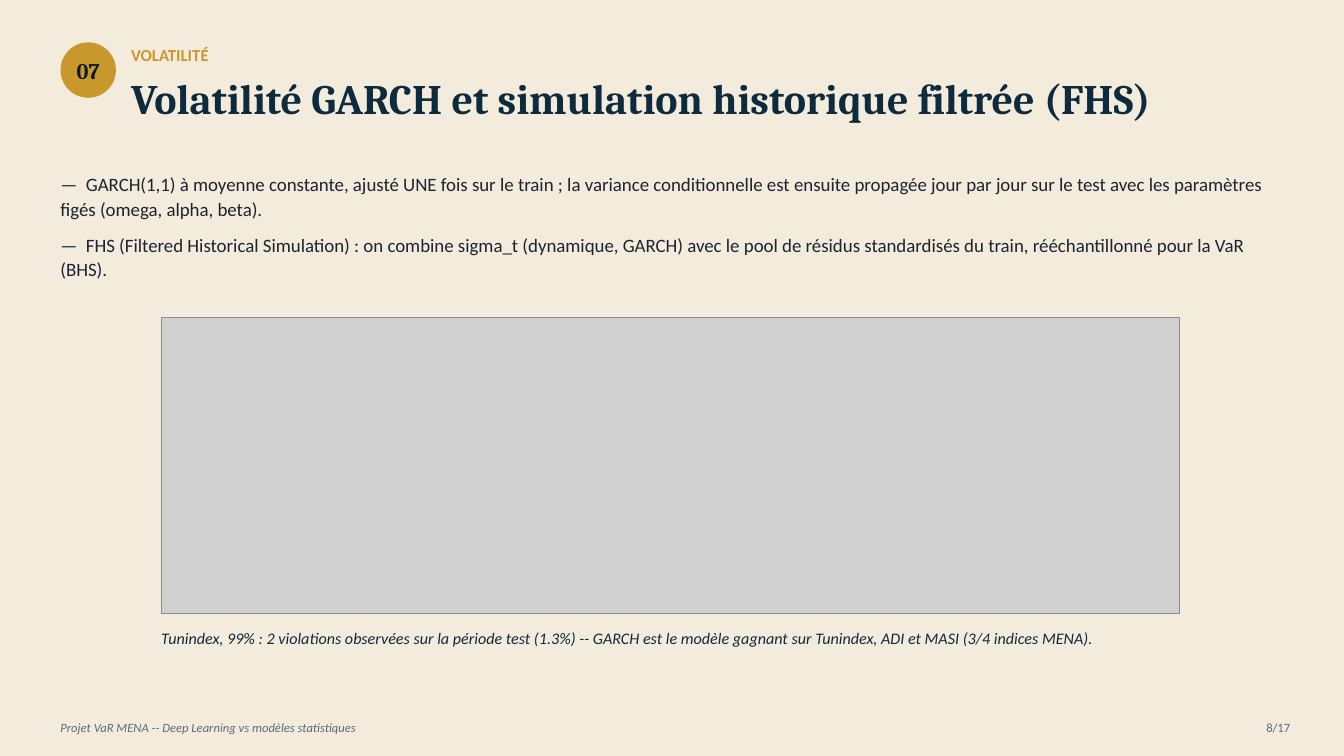
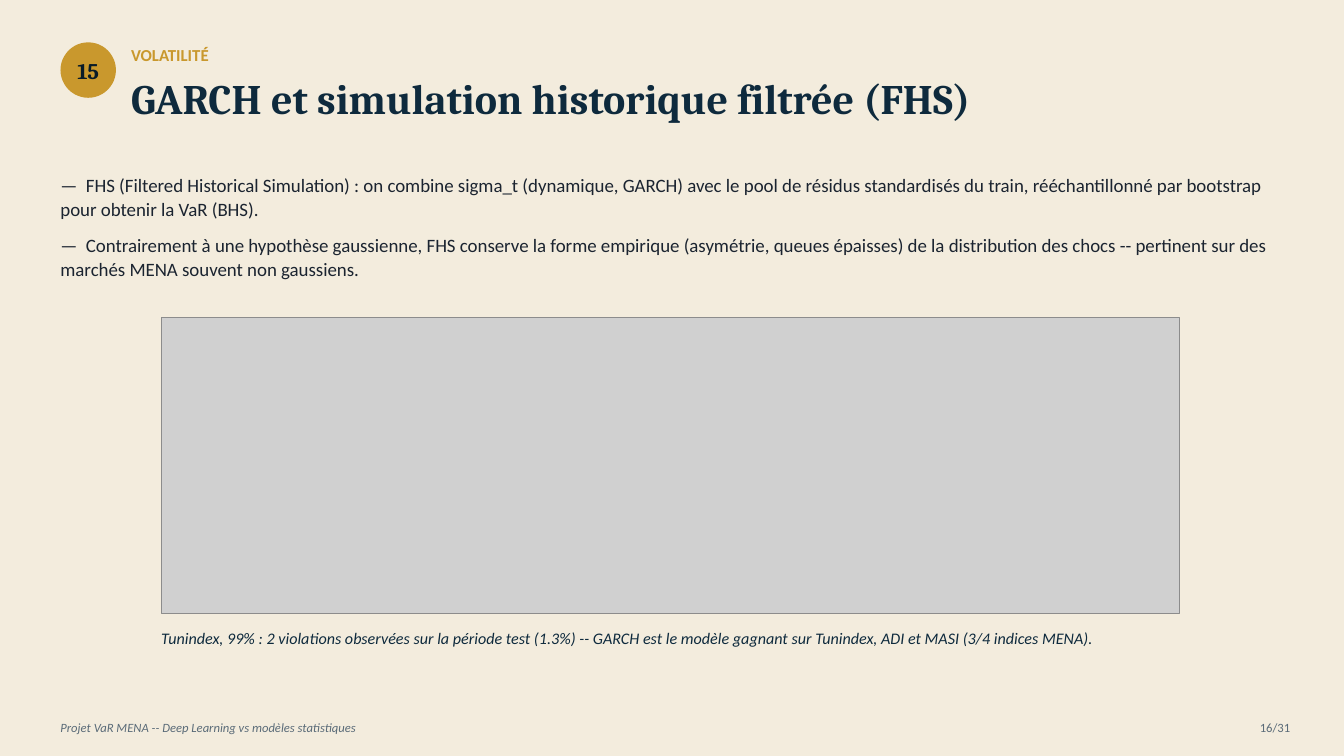
Before and after one commit to AhmedBenArfa/Projet-MENA-Series-temporelles, a slide deck: slide 16 of presentation/VaR_MENA.pptx (slide 8 before the commit). Drawn at 1344x756 pixels with LibreOffice and Linux fonts; fonts in the diff are those of the drawing; grey boxes stand for pictures. Boxes give left, top, right and bottom in pixels: in the first picture for what was removed or moved away, otherwise in the second. Text is boxed around its words. In the diff, an @@ line names an element or a change of style, - is before the commit and + after.

Commit message:
Presentation detaillee : explications series temporelles + email corrige
Passage de 17 a 31 slides pour expliquer en detail chaque notion de
series temporelles utilisee dans le pipeline (decomposition, stationnarite,
ADF/KPSS, ACF/PACF, operateur retard, ARIMA/SARIMA, ARCH/GARCH, ML/DL,
VaR BHS, backtesting Kupiec/Christoffersen/Bale). Ajout de 3 figures
(ACF/PACF, decomposition illustrative, volatilite conditionnelle GARCH).
Correction de l'adresse email de contact.

```diff
--- a/presentation/VaR_MENA.pptx
+++ b/presentation/VaR_MENA.pptx
@@ text in ellipse at <box>77,64,99,79</box>: text changed @@
-07
+15
@@ text at <box>131,83,970,123</box>: text changed @@
-Volatilité GARCH et simulation historique filtrée (FHS)
+GARCH et simulation historique filtrée (FHS)
@@ text at <box>60,178,1266,280</box>: text changed @@
-— GARCH(1,1) à moyenne constante, ajusté UNE fois sur le train ; la variance conditionnelle est ensuite propagée jour par jour sur le test avec les paramètres figés (omega, alpha, beta).
-— FHS (Filtered Historical Simulation) : on combine sigma_t (dynamique, GARCH) avec le pool de résidus standardisés du train, rééchantillonné pour la VaR (BHS).
+— FHS (Filtered Historical Simulation) : on combine sigma_t (dynamique, GARCH) avec le pool de résidus standardisés du train, rééchantillonné par bootstrap pour obtenir la VaR (BHS).
+— Contrairement à une hypothèse gaussienne, FHS conserve la forme empirique (asymétrie, queues épaisses) de la distribution des chocs -- pertinent sur des marchés MENA souvent non gaussiens.
@@ text at <box>1260,723,1290,732</box>: text changed @@
-8/17
+16/31
```
Also in this commit, not shown: 16 other slides changed, 14 slides added, 4 other files.
